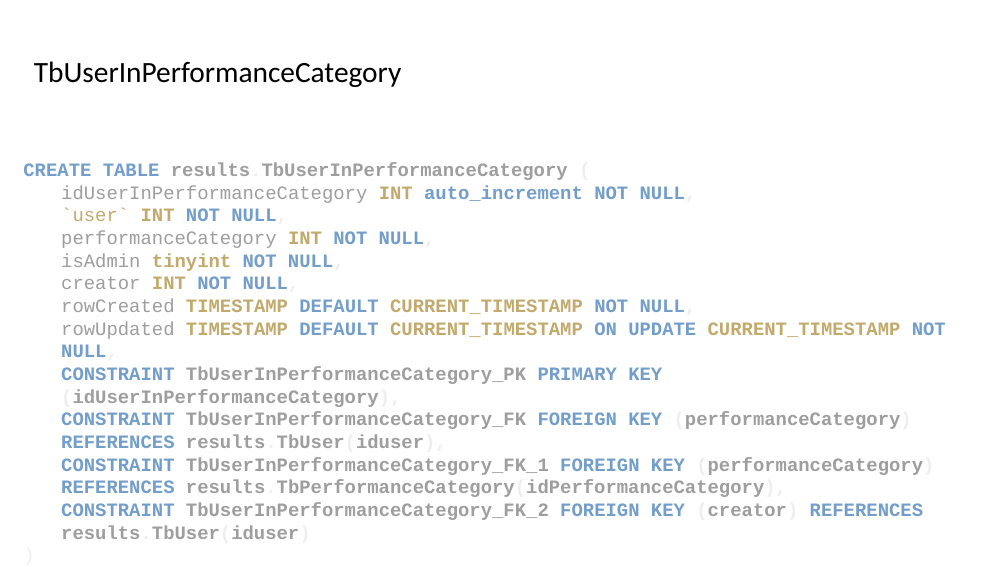
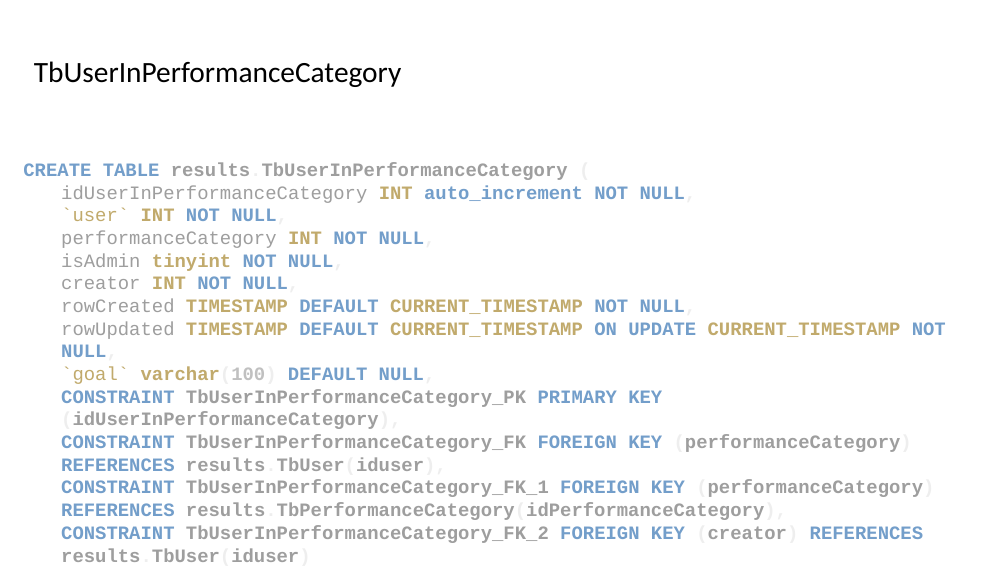
Before and after one commit to TimoLehnertz/roller-results.com, a slide deck: slide 6 of plans/PerformanceLayout.pptx. Drawn at 1008x567 pixels with LibreOffice and Linux fonts; fonts in the diff are those of the drawing. Boxes give left, top, right and bottom in pixels: in the first picture for what was removed or moved away, otherwise in the second. Text is boxed around its words. In the diff, an @@ line names an element or a change of style, - is before the commit and + after.

```diff
--- a/plans/PerformanceLayout.pptx
+++ b/plans/PerformanceLayout.pptx
@@ text at box(61, 367, 436, 384): paragraph added @@
+  `goal` varchar(100) DEFAULT NULL,
```
Also in this commit, not shown: 3 other slides changed, 2 slides added, 1 slide removed, 25 other files.
